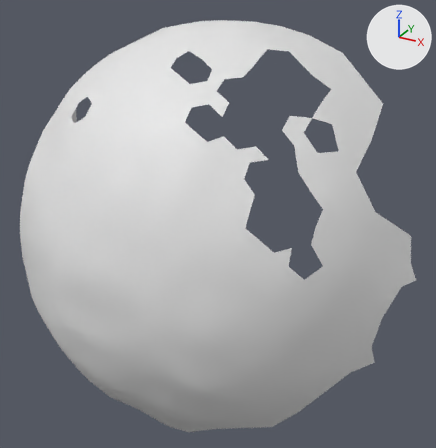
An edit to the OBJ model res/final/onecam_fullvolume/07/cleanedup/FullVolium.000166.obj, drawn before and after from the same camera.
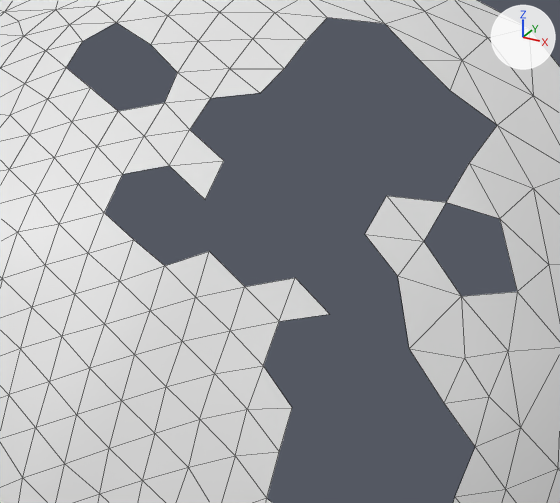
Old and new are each drawn whole from a 50 mm lens placed at (479.1, 2.8, -67.9), pointed at (382.1, 179.2, -156.1) and again close up on the part from 33% to 81% of the width and 10% to 51% of the height. Arrows for +X, +Y and +Z are at upper right; the lights stay in place. The close-ups show mesh edges as thin lines. Where no turn or scale is listed for an object, it has been applied to the vertices.

The older version as bpy lines, for what is in view:
```python
me_fullvolium_000166 = bpy.data.meshes.new('FullVolium.000166')
me_fullvolium_000166.from_pydata(...)  # 866 vertices, 1640 faces; spans x 298.0..452.0, y 122.0..224.0, z -234.0..-88.0
# before: 178 (393.0, 143.0, -117.0) at pixel (119, 281), 182 (389.0, 144.0, -114.0) at pixel (88, 253), 186 (389.0, 147.0, -111.0) at pixel (104, 212), 188 (393.0, 146.0, -113.0) at pixel (133, 239), 221 (405.0, 149.0, -117.0) at pixel (244, 286)
# before: 223 (409.0, 148.0, -120.0) at pixel (279, 321), 274 (397.0, 146.0, -115.0) at pixel (164, 265), 276 (409.0, 152.0, -116.0) at pixel (295, 277), 278 (413.0, 152.0, -119.0) at pixel (329, 314), 294 (425.0, 155.0, -128.0) at pixel (444, 403)
# before: 394 (421.0, 155.0, -123.0) at pixel (409, 348), 580 (424.0, 163.0, -119.0) at pixel (461, 296), 754 (418.0, 159.0, -117.0) at pixel (397, 276), 851 (426.0, 160.0, -125.0) at pixel (464, 358)
ob_fullvolium_000166 = bpy.data.objects.new('FullVolium.000166', me_fullvolium_000166)
ob_fullvolium_000166.location = (0.0, 0.0, 0.0)
```
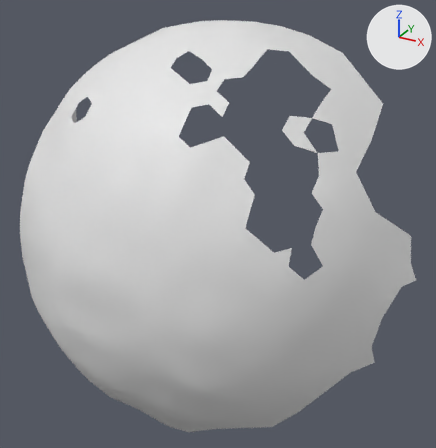
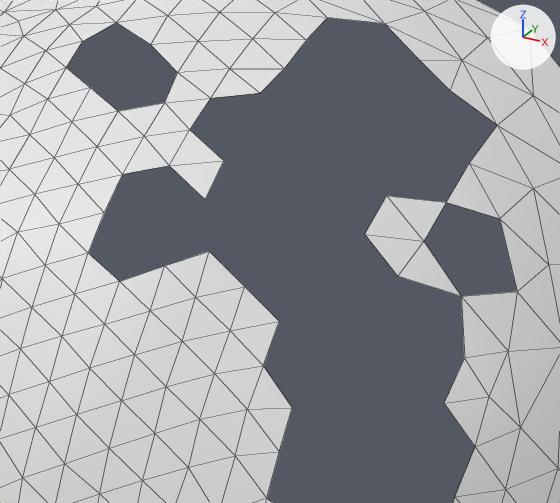
The edits, one by one:
me_fullvolium_000166 has 866 vertices, 1640 faces and spans x 298.0..452.0, y 122.0..224.0, z -234.0..-88.0.
me_fullvolium_000166 is used by ob_fullvolium_000166; location (0.0, 0.0, 0.0).
Verts and faces of me_fullvolium_000166; kept vertices keep their numbers, new ones are numbered from 866.
Part 1, on me_fullvolium_000166:
Vertices deleted: 188, 276, 278, 394 (with the faces that use them).

What differs and where, as boxes [x1, y1, x2, y2] in the close-ups (560 x 503 px):
part 1 of me_fullvolium_000166, deleted: before [89, 213, 464, 403]
